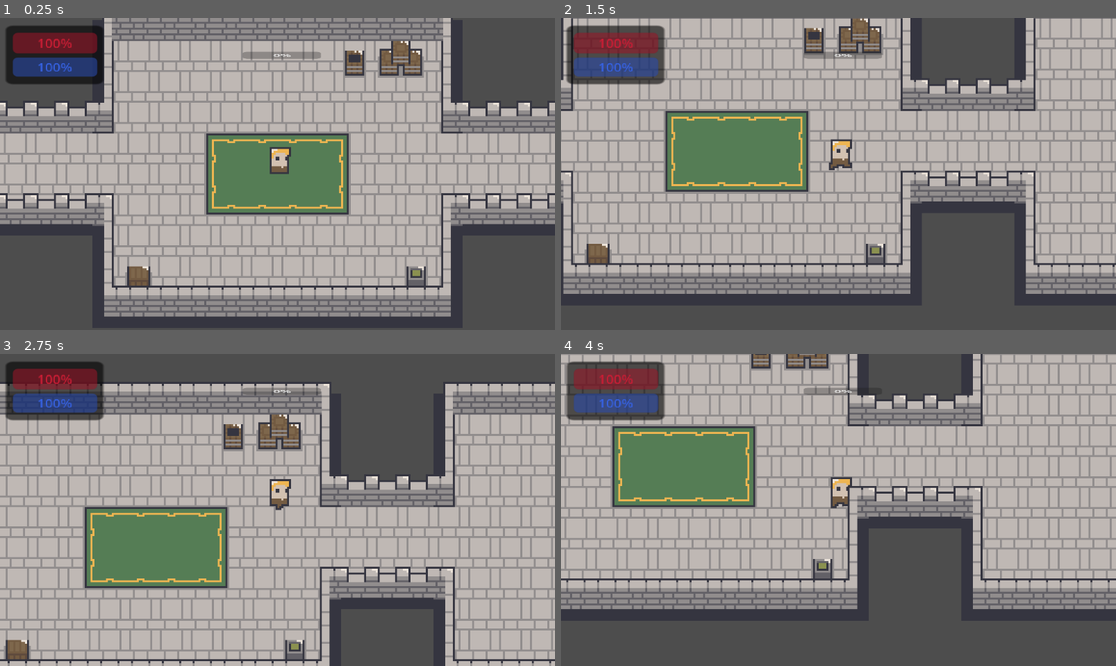
Above: before the commit, frames 1-4 (two rows, left to right).
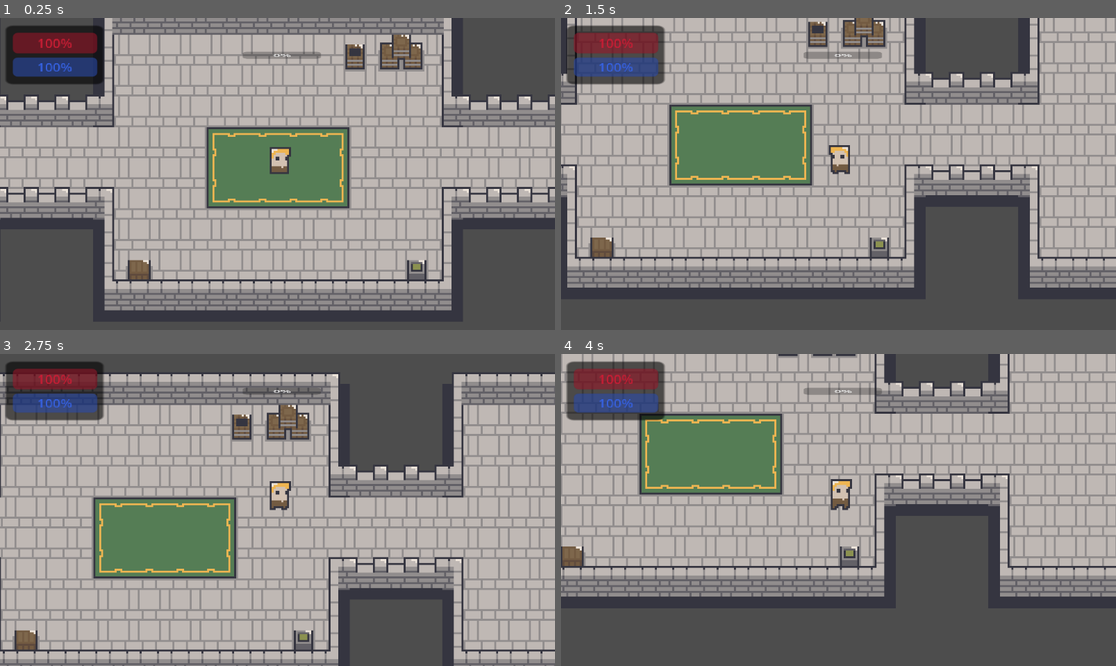
Above: after the commit, the same moments.

Repository: qmarsala/DeliciousDungeon
Game: Godot game, scene res://scenes/game.tscn
Same seed, same stepped clock (60 frames per second), same inputs: the game is played once before the commit and once after it.
Inputs (mouse positions are in pixels of both pictures, inside the frame that each line leads up to):
- Up to frame 1 (0.25 s): no input
- Up to frame 2 (1.5 s): move the mouse to (960, 158) at 0.52 s; press the mouse at (960, 158) at 0.53 s; hold D (move_east) 0.53-1.28 s; tap E (interact) at 0.6 s; move the mouse to (727, 189) at 1.27 s; release the mouse at (727, 189) at 1.28 s; hold S (move_south) from 1.28 s (still down); click (727, 189) at 1.35 s
- Up to frame 3 (2.75 s): tap E (interact) at 1.55 s; move the mouse to (333, 441) at 2.02 s; release S (move_south) at 2.03 s; press the mouse at (333, 441) at 2.03 s; hold D (move_east) from 2.03 s (still down); tap Q (basic_attack) at 2.1 s
- Up to frame 4 (4 s): move the mouse to (810, 572) at 2.77 s; release the mouse at (810, 572) at 2.78 s; tap W (heavy_attack) at 2.85 s; tap E (interact) at 3.05, 3.6 s; move the mouse to (1005, 556) at 3.52 s; release D (move_east) at 3.53 s; press the mouse at (1005, 556) at 3.53 s; hold A (move_west) from 3.53 s (still down)

The runs differ from the first frame. In frame 1, 29% of the frame differs, in the area x 0-100%, y 0-96%; in frame 2, 34%; in frame 3, 36%; in frame 4, 36%, in the area x 0-100%, y 0-82%.

Commit message:
simple click to move sans navigation agent

Diff:
--- a/src/assets/scripts/player.gd
+++ b/src/assets/scripts/player.gd
@@ -13,8 +13,6 @@
 @onready var ranged_attack: RangedAttack = $RangedAttack
 @onready var melee_attack: MeleeAttack = $MeleeAttack
 @onready var magic_attack: MagicAttack = $MagicAttack
-@onready var navigation_agent: NavigationAgent2D = $NavigationAgent2D
-
 
 var health : float :
 	get:
@@ -34,15 +32,15 @@
 
 var is_dead = false
 
+var move_target = Vector2.ZERO
+
 func _ready() -> void:
 	health = STARTING_HEALTH
 	nutrition = STARTING_NUTRITION
 
 func _process(delta: float) -> void:
-	if Input.is_action_just_pressed("interact"):
-		print(navigation_agent.is_target_reachable())
-		print(navigation_agent.is_navigation_finished())
 	if is_dead: return
+
 	if health <= 0:
 		character_sprite.stop()
 		character_sprite.play("die")
@@ -51,19 +49,17 @@
 		return
 	var mouse_pos = get_global_mouse_position()
 	interact_ray_cast.look_at(mouse_pos)
+	if Input.is_action_pressed("move"):
+		move_target = mouse_pos
 	handle_interact_action()
 
 func _physics_process(delta: float) -> void:
 	if is_dead: return
-	if Input.is_action_pressed("move"):
-		var mouse_pos = get_global_mouse_position()
-		navigation_agent.target_position = mouse_pos
-	if navigation_agent.is_navigation_finished():
-		velocity = Vector2(move_toward(velocity.x, 0, SPEED), move_toward(velocity.y, 0, SPEED))
-		character_sprite.play("idle")
+	if global_position.distance_to(move_target) < 10 || interact_ray_cast.get_collider():
+		move_target = global_position
+		velocity = Vector2.ZERO
 	else:
-		velocity = global_position.direction_to(navigation_agent.get_next_path_position()).normalized() * SPEED
-		character_sprite.play("run")
+		velocity = global_position.direction_to(move_target).normalized() * SPEED
 	#var xDirection = get_x_input()
 	#var yDirection = get_y_input()
 	#velocity = calc_player_velocity(xDirection, yDirection)
--- a/src/scenes/game.tscn
+++ b/src/scenes/game.tscn
@@ -9,17 +9,9 @@
 [ext_resource type="PackedScene" uid="uid://d4g6nonksssfo" path="res://scenes/basic_door_down_left.tscn" id="7_uuhca"]
 [ext_resource type="PackedScene" uid="uid://b1bfcy70vhh2k" path="res://scenes/player_ui.tscn" id="8_sx1ad"]
 
-[sub_resource type="NavigationPolygon" id="NavigationPolygon_rtn4k"]
-vertices = PackedVector2Array(348.211, -30, 347.211, -78, 384, -78, 155.203, -28, 154.203, -78, 322, -78, 322, -30, 400.641, -78, 438.078, -78, 438.922, 22, 326, 22, 326, 70, 154, 70, 154, 22, 86, 22, 86, 70, -86, 70, -86, 22, -154, 22, -154, 70, -321, 70, -321, 18, -351, 18, -351, 71, -384, 71, -384, 81, -400, 81, -400, 70, -438, 70, -438, -29, -326, -29, -154, -30, -154, -78, -326, -78, -86, -30, 86, -28, -86, -78, 86, -78, 399.641, -93, 384, -93)
-polygons = Array[PackedInt32Array]([PackedInt32Array(0, 1, 2), PackedInt32Array(3, 4, 5, 6), PackedInt32Array(7, 8, 9, 10, 0), PackedInt32Array(10, 11, 12, 13, 3, 6), PackedInt32Array(14, 15, 16, 17), PackedInt32Array(18, 19, 20, 21), PackedInt32Array(22, 23, 24), PackedInt32Array(24, 25, 26, 27), PackedInt32Array(27, 28, 29, 30), PackedInt32Array(24, 27, 30, 22), PackedInt32Array(31, 21, 22, 30, 32), PackedInt32Array(30, 33, 32), PackedInt32Array(17, 18, 21, 31, 34), PackedInt32Array(14, 17, 34, 35), PackedInt32Array(34, 36, 37, 35), PackedInt32Array(13, 14, 35, 3), PackedInt32Array(10, 6, 0), PackedInt32Array(7, 0, 2, 38), PackedInt32Array(38, 2, 39)])
-outlines = Array[PackedVector2Array]([PackedVector2Array(-448, -39, -336, -39, -336, -88, -144, -88, -144, -40, -96, -40, -96, -88, 96, -88, 96, -38, 145, -38, 144, -88, 332, -88, 332, -40, 338, -40, 337, -88, 374, -88, 374, -103, 409, -103, 410, -88, 448, -88, 449, 32, 336, 32, 336, 80, 144, 80, 144, 32, 96, 32, 96, 80, -96, 80, -96, 32, -144, 32, -144, 80, -331, 80, -331, 28, -341, 28, -341, 81, -374, 81, -374, 91, -410, 91, -410, 80, -448, 80)])
-
 [node name="Game" type="Node2D"]
 
 [node name="Rooms" type="Node" parent="."]
-
-[node name="NavigationRegion2D" type="NavigationRegion2D" parent="Rooms"]
-navigation_polygon = SubResource("NavigationPolygon_rtn4k")
 
 [node name="BasicRoom" parent="Rooms" instance=ExtResource("2_o6arg")]
 
@@ -73,6 +65,3 @@
 [node name="Camera2D" type="Camera2D" parent="Player"]
 position = Vector2(-1, 12)
 zoom = Vector2(4, 4)
-
-[node name="NavigationAgent2D" type="NavigationAgent2D" parent="Player"]
-path_desired_distance = 10.0
Not shown: 1 places in src/scenes/game.tscn that only renumber resources
